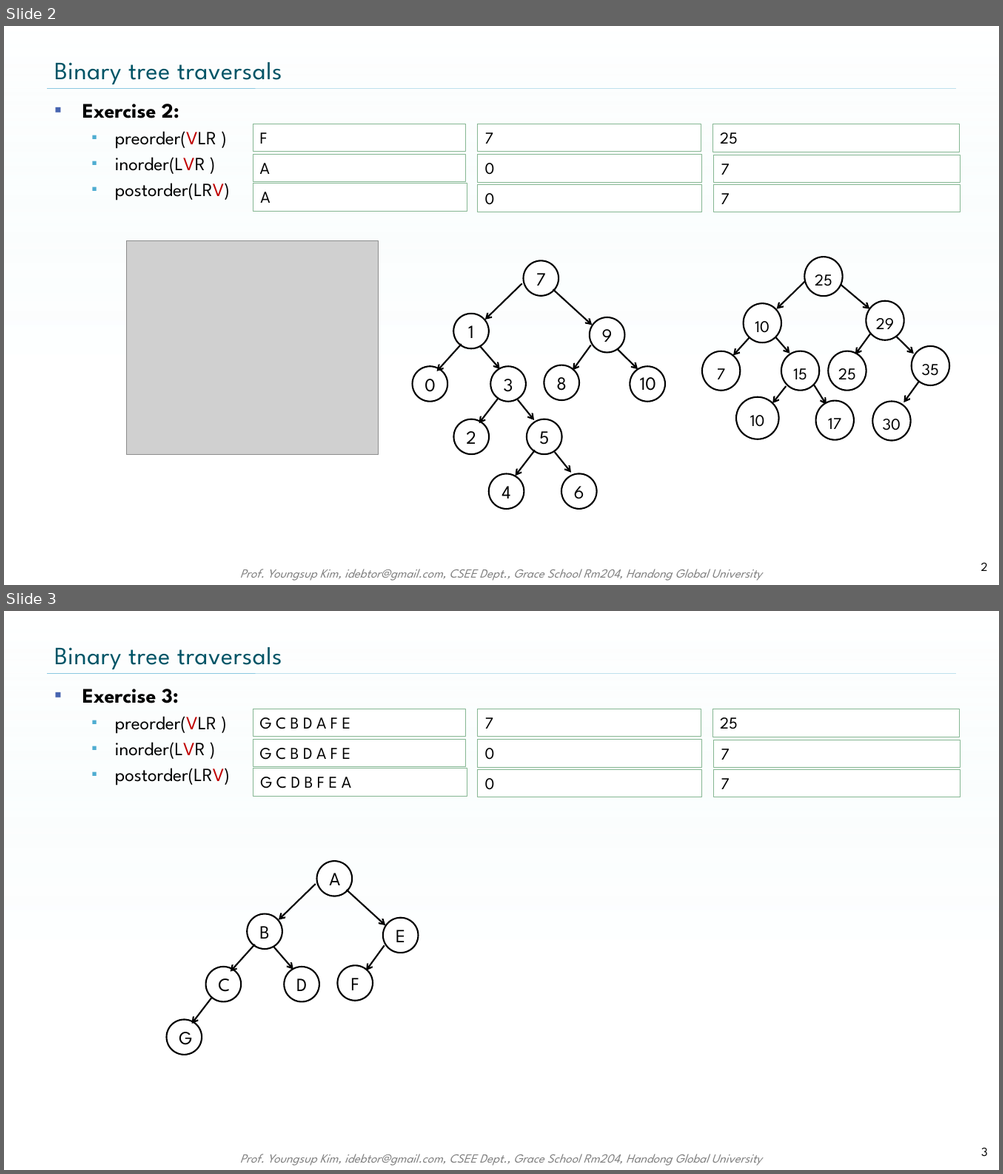
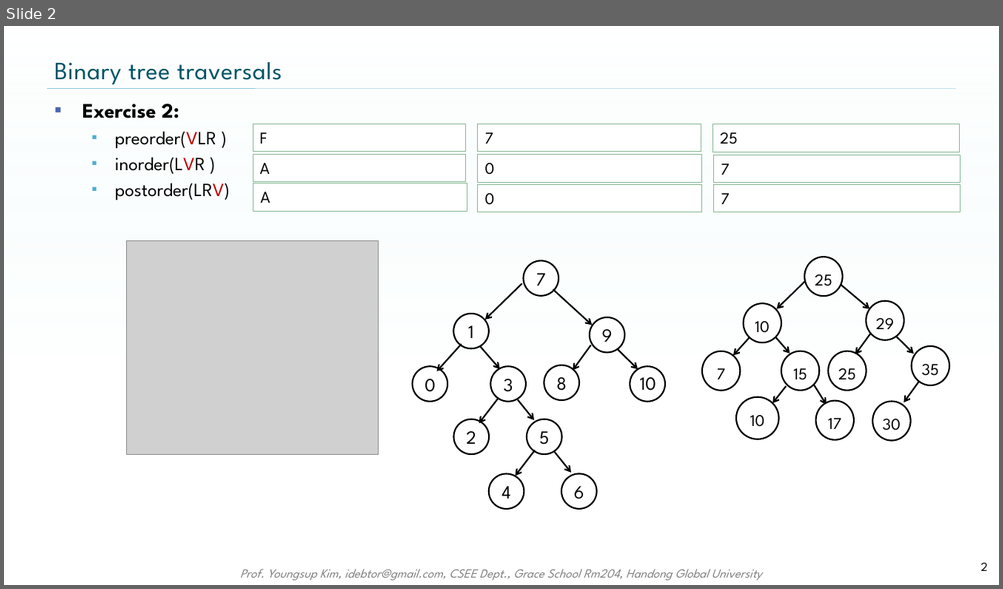
Before and after one commit to idebtor/nowic, a slide deck: ppts/05-1.2_BinaryTreeTraversal Quiz.pptx. Shown one above the other, each under a label of ours: slides 2 and 3 before the commit, slide 2 after it. The pictures are 1003x1174 and 1003x589 pixels, drawn with LibreOffice and Linux fonts; fonts in the diff are those of the drawing; grey boxes stand for pictures; background and template pictures are left out. Boxes give left, top, right and bottom in pixels: in the first picture for what was removed or moved away, otherwise in the second. Text is boxed around its words. In the diff, an @@ line names an element or a change of style, - is before the commit and + after.

```diff
--- a/ppts/05-1.2_BinaryTreeTraversal Quiz.pptx
+++ b/ppts/05-1.2_BinaryTreeTraversal Quiz.pptx
@@ slide 3 removed at (4,611,999,1170), background picture (left out); not listed: 3 template elements that a slide beside it also shows @@
@@ title removed at (54,647,282,669) @@
-Binary tree traversals
@@ text removed at (82,689,230,786) @@
-▪ Exercise 3:
-  ▪ preorder(VLR )
-  ▪ inorder(LVR )
-  ▪ postorder(LRV)
@@ rectangle removed at (253,709,465,736) @@
-G C B D A F E
@@ rectangle removed at (478,709,701,736) @@
-7
@@ rectangle removed at (713,709,959,736) @@
-25
@@ rectangle removed at (253,739,465,767) @@
-G C B D A F E
@@ rectangle removed at (478,739,703,767) @@
-0
@@ rectangle removed at (714,740,960,768) @@
-7
@@ rectangle removed at (253,769,466,796) @@
-G C D B F E A
@@ rectangle removed at (478,769,703,797) @@
-0
@@ rectangle removed at (714,770,960,797) @@
-7
@@ group removed at (167,861,418,1055): 7 ellipses, 6 arrows @@
-B
-E
-A
-D
-F
-G
-C
@@ page number removed at (981,1147,987,1156) @@
-3
```
Also in this commit, not shown: 1 other slide removed.
